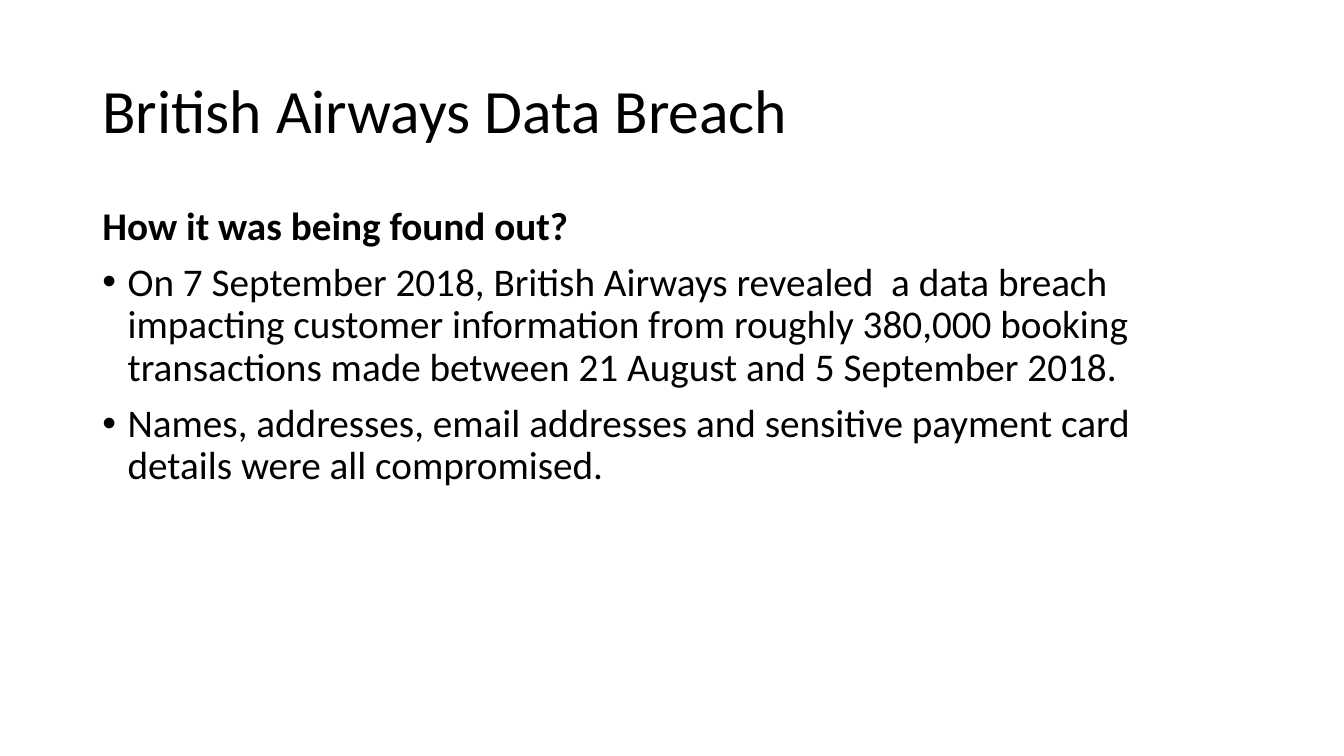
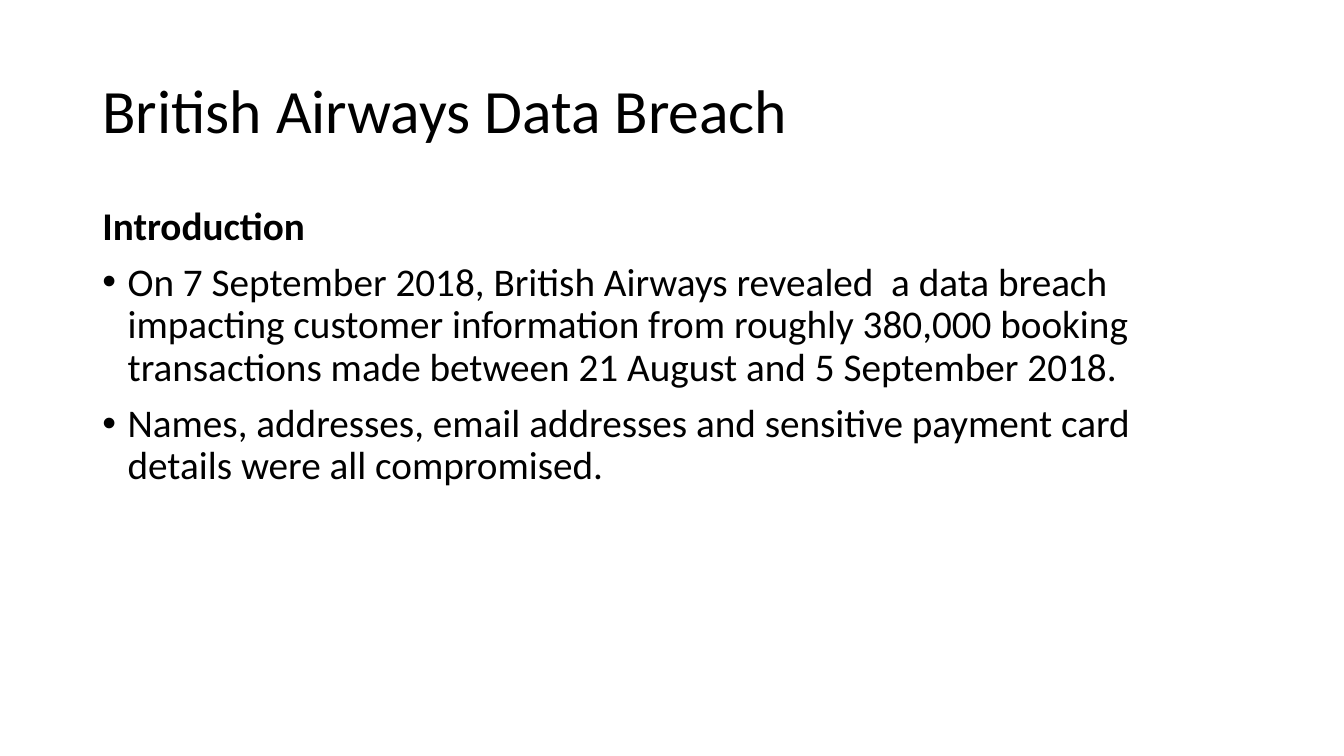
Before and after one commit to nicholasneo78/regression-analysis, a slide deck: slide 13 of CE4062-project.pptx. Drawn at 1344x756 pixels with LibreOffice and Linux fonts; fonts in the diff are those of the drawing. Boxes give left, top, right and bottom in pixels: in the first picture for what was removed or moved away, otherwise in the second. Text is boxed around its words. In the diff, an @@ line names an element or a change of style, - is before the commit and + after.

```diff
--- a/CE4062-project.pptx
+++ b/CE4062-project.pptx
@@ text at (102, 212, 304, 241): text changed @@
-How it was being found out?
+Introduction
```
Also in this commit, not shown: 3 other slides changed, 7 slides added.
